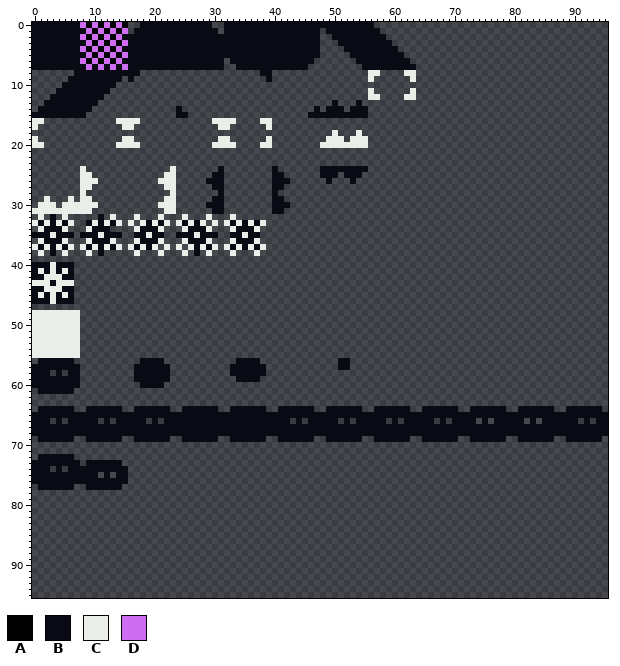
Sprite sheet: game/assets/spritesheet.png. The picture above was drawn from the file before the commit.
The file is 96x96 pixels.
Palette (. is transparent): A #000000  B #090a14  C #ebede9  D #ce6df1
Once edited:
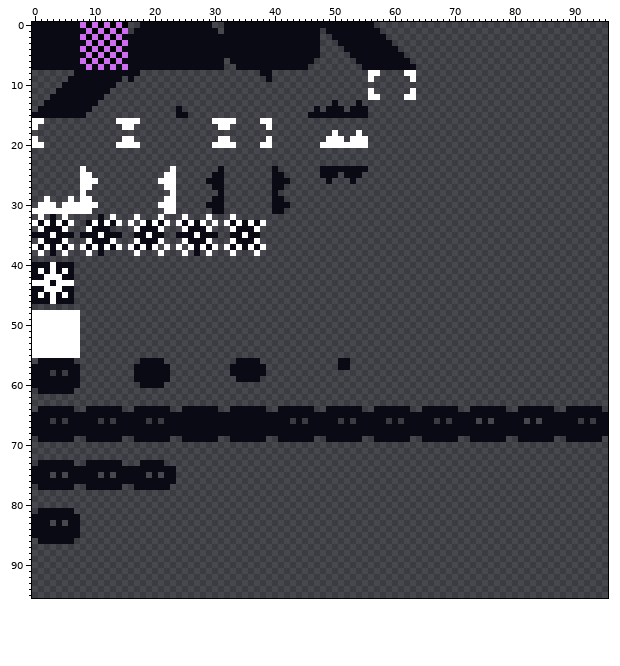
What changed:
Colour C changes from #ebede9 to #ffffff.
The edit adds colour B in row 73 at x 18 to 21; in row 74 at x 3, 5 and 16 to 23; in row 75 at x 16 to 18, 20 and 22 to 23; in row 76 at x 16 to 23; in row 77 at x 17 to 22; in row 81 at x 1 to 6.
The edit adds colour B in row 82 at x 0 to 7; in row 83 at x 0 to 2, 4 and 6 to 7; in rows 84 to 85 at x 0 to 7; in row 86 at x 1 to 6.
The edit erases colour B in row 72 at x 1 to 6; in row 73 at x 0 and 7; in row 75 at x 3 and 5.
